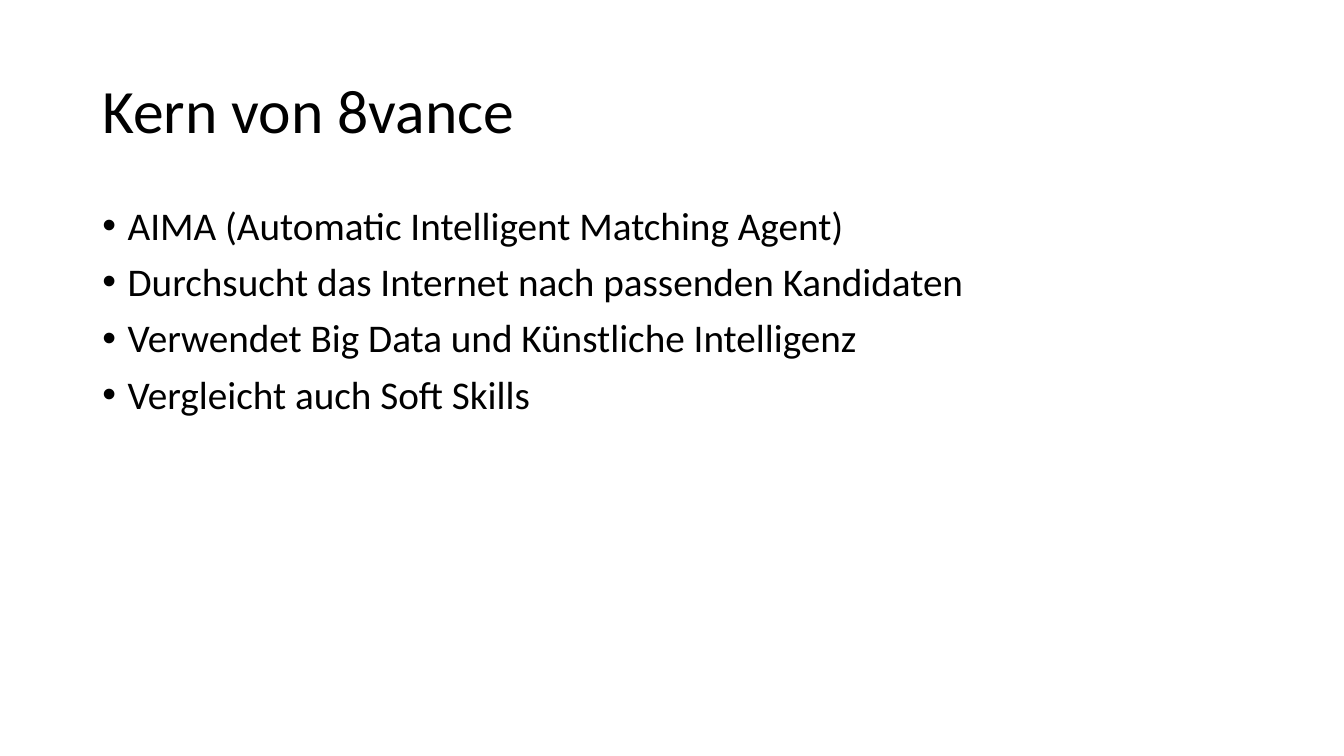
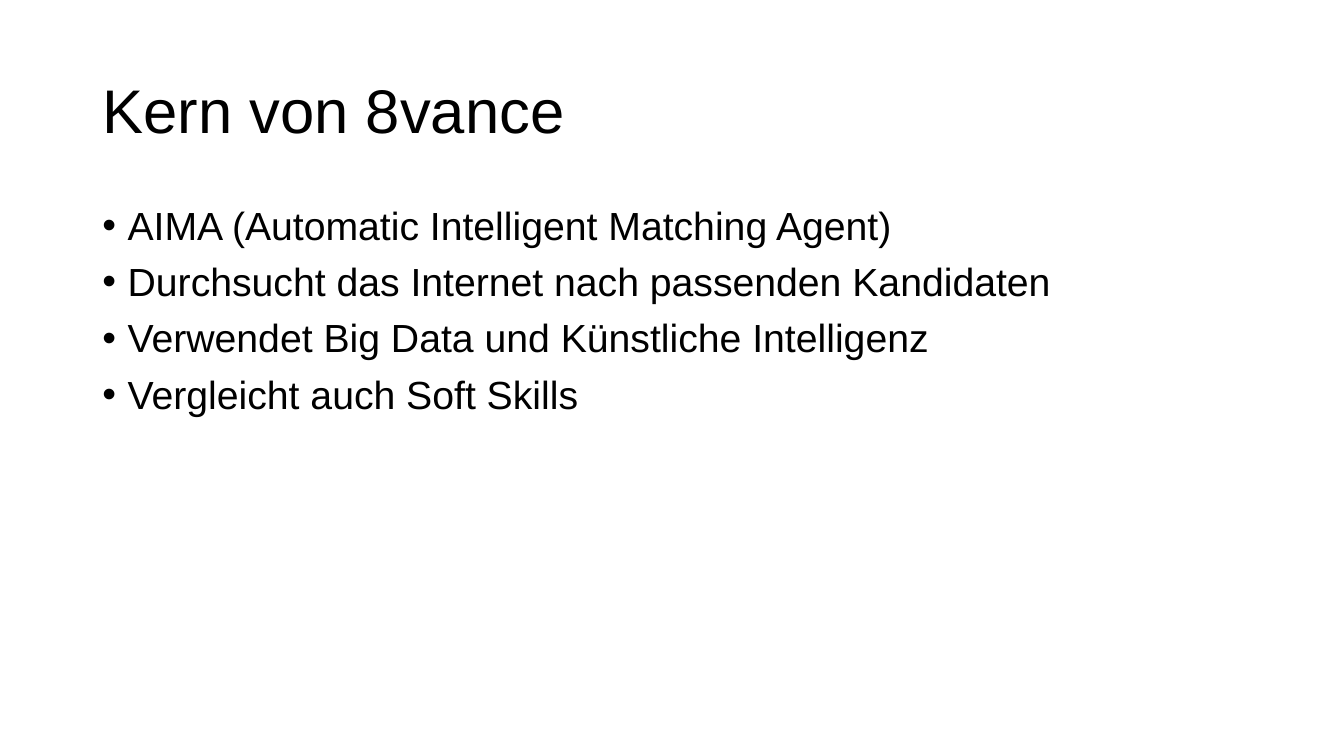
Before and after one commit to Fewa93/8vance, a slide deck: slide 6 of 8vance.pptx (slide 4 before the commit). Drawn at 1344x756 pixels with LibreOffice and Linux fonts; fonts in the diff are those of the drawing. Boxes give left, top, right and bottom in pixels: in the first picture for what was removed or moved away, otherwise in the second. Text is boxed around its words. In the diff, an @@ line names an element or a change of style, - is before the commit and + after.

```diff
--- a/8vance.pptx
+++ b/8vance.pptx
@@ title "Kern von 8vance" at (x1=102, y1=90, x2=565, y2=134): font Calibri to Arial @@
@@ text "AIMA (Automatic Intelligent Matching Agent)" at (x1=128, y1=211, x2=1050, y2=417): font Calibri to Arial @@
```
Also in this commit, not shown: 4 other slides changed, 10 slides added, 9 other files.
